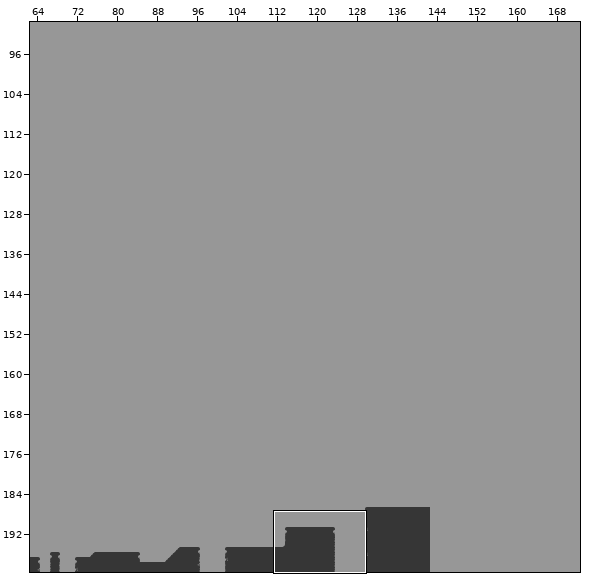
A Tiled map gets an edit: Metaphor_01/Assets/Maps/GameMap.tmx. Above, an overview of the earlier version with the close-up marked.
Close-up. Old version:
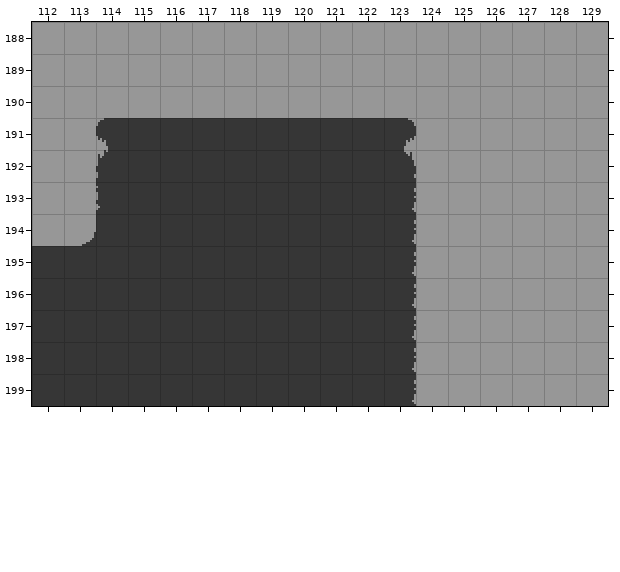
Cells are 16x16 px. Shown: x 112..129, y 188..199. The commit also changed other parts of the map, which this record leaves out.
The result:
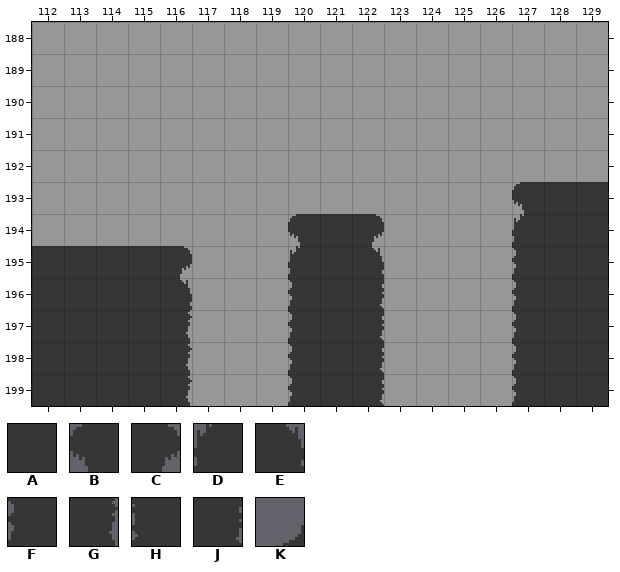
Key: from "Greyscale": A 0, B 8, C 9, D 16, E 17, F 24, G 25, H 32, J 33, K 35.
_ is an empty cell.
Change:
{"where": "layer \"Terrain\""}
{"y":191,"x":114,"old":"BAAAAAAAAC","new":"__________"}
{"y":192,"x":114,"old":"DAAAAAAAAE","new":"__________"}
{"y":193,"x":114,"old":"HAAAAAAAAJ","new":"__________"}
{"y":193,"x":127,"old":"___","new":"BAA"}
{"y":194,"x":113,"old":"KAAAAAAA","new":"_______B"}
{"y":194,"x":122,"old":"AJ","new":"C_"}
{"y":194,"x":127,"old":"___","new":"DAA"}
{"y":195,"x":116,"old":"AAAAA","new":"C___D"}
{"y":195,"x":122,"old":"AJ","new":"E_"}
{"y":195,"x":127,"old":"___","new":"FAA"}
{"y":196,"x":116,"old":"AAAAA","new":"E___F"}
{"y":196,"x":122,"old":"AJ","new":"J_"}
{"y":196,"x":127,"old":"___","new":"FAA"}
{"y":197,"x":116,"old":"AAAAA","new":"G___F"}
{"y":197,"x":122,"old":"AJ","new":"J_"}
{"y":197,"x":127,"old":"___","new":"FAA"}
{"y":198,"x":116,"old":"AAAAA","new":"G___F"}
{"y":198,"x":122,"old":"AJ","new":"J_"}
{"y":198,"x":127,"old":"___","new":"FAA"}
{"y":199,"x":116,"old":"AAAAA","new":"G___F"}
{"y":199,"x":122,"old":"AJ","new":"J_"}
{"y":199,"x":127,"old":"___","new":"FAA"}
{"label":"changed","picture_box":[82,118,416,406]}
{"label":"added","picture_box":[512,182,608,406]}
